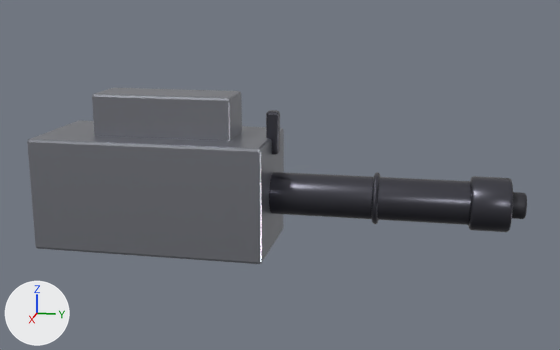
The glTF model models/cannon.glb: old version first, new version second.
Both versions are drawn from a 50 mm lens placed at (2.521, 0.608, 0.694), pointed at (0.047, 0.113, 0.076). The axes (+X, +Y, +Z) are drawn at lower left. The lights are the same throughout. The older version comes first. Vertices at exactly the same position are counted once.

In view in the first picture: 'cannon'.
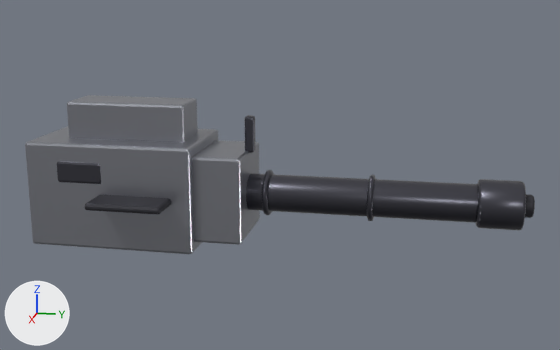
The edits, one by one:
me_cube is used by ob_cannon; location (0.0, 0.0, 0.0).
me_cube had 890 vertices, 1744 faces and spanned x -0.19..0.19, y -0.72..0.91, z -0.19..0.34.
me_cube now has 1190 vertices, 2328 faces and spans x -0.18..0.29, y -0.74..0.94, z -0.18..0.31.
me_cube part 1: the loose piece of 56 vertices spanning x -0.19..0.19, y -0.72..0.08, z -0.19..0.19 is scaled about its middle by (0.933, 0.716, 0.933), then moved by (0.0, -0.13, 0.0).
me_cube part 2: the loose piece of 56 vertices spanning x -0.09..0.09, y -0.53..-0.05, z 0.13..0.34 is scaled about its middle by (1.71, 0.454, 1.42), then moved by (0.0, 0.18, -0.23).
me_cube part 3: the loose piece of 56 vertices spanning x -0.09..0.09, y -0.53..-0.05, z 0.13..0.34 is copied, and the copy is scaled about its middle by (0.949, 0.864, 0.916), then moved by (0.0, -0.13, -0.02); it spans x -0.08..0.08, y -0.62..-0.21, z 0.11..0.31.
me_cube part 4: the loose piece of 132 vertices spanning x -0.09..0.09, y 0.02..0.04, z -0.09..0.09 is copied, and the copy is moved by (0.0, 0.03, 0.0); it spans x -0.08..0.08, y 0.05..0.07, z -0.08..0.08.
me_cube part 5: the loose piece of 110 vertices spanning x -0.09..0.09, y 0.82..0.84, z -0.09..0.09 is moved by (0.0, -0.06, 0.0).
me_cube part 6: the loose piece of 120 vertices spanning x -0.09..0.09, y 0.74..0.86, z -0.09..0.09 is moved by (0.0, 0.03, 0.0).
me_cube part 7: the loose piece of 56 vertices spanning x -0.19..0.19, y -0.72..0.08, z -0.19..0.19 is copied, and the copy is scaled about its middle by (0.0606, 0.189, 0.172), then moved by (0.17, -0.22, 0.08), in mat_gunmetal (dark grey #55555d); it spans x 0.15..0.18, y -0.62..-0.46, z 0.05..0.12.
me_cube part 8: the loose piece of 56 vertices spanning x -0.02..0.02, y 0.06..0.1, z 0.14..0.28 is scaled about its middle by (0.744, 0.744, 0.846), then moved by (0.0, -0.08, -0.01).
me_cube part 9: the loose piece of 96 vertices spanning x -0.04..0.04, y 0.82..0.91, z -0.04..0.04 is moved by (0.0, 0.03, 0.0).
me_cube part 10: the loose piece of 56 vertices spanning x -0.19..0.19, y -0.72..0.08, z -0.19..0.19 is copied, and the copy is scaled about its middle by (0.53, 0.311, 0.0382), then moved by (0.19, -0.03, 0.0), in mat_dark (dark grey #38383f); it spans x 0.08..0.29, y -0.48..-0.22, z -0.01..0.01.
me_cube part 11: 8 vertices moved within x -0.06..0.06, y 0.81, z -0.04..0.04; 124 vertices removed from x -0.07..0.07, y -0.18..0.82, z -0.07..0.07; 124 vertices added at x -0.06..0.06, y -0.43..0.82, z -0.06..0.06.
me_cube part 12: 18 vertices moved within x -0.08..0.08, y 0.42, z -0.08..0.08; 110 vertices removed from x -0.09..0.09, y 0.43..0.44, z -0.09..0.09; 110 vertices added at x -0.08..0.08, y 0.41..0.43, z -0.08..0.08.
Other edits to the shape of me_cube do not show in these pictures.

Changed parts and their boxes [x1, y1, x2, y2] in the pictures (560 x 350 px; the box of a moved part takes in the faces that stretch with it):
'cannon', reshaped (10% shorter)
    before: [27, 88, 527, 264]
    after: [25, 95, 535, 254]
part 1 of me_cube, moved or reshaped
    before: [27, 121, 284, 264]
    after: [25, 126, 218, 254]
part 2 of me_cube, moved or reshaped
    before: [92, 88, 242, 141]
    after: [192, 140, 260, 245]
part 3 of me_cube, added
    after: [67, 95, 198, 142]
part 4 of me_cube, added
    after: [262, 170, 274, 215]
part 5 of me_cube, moved or reshaped (not visible before)
    after: [476, 181, 482, 227]
part 6 of me_cube, moved or reshaped
    before: [468, 176, 513, 232]
    after: [477, 179, 526, 230]
part 7 of me_cube, added
    after: [57, 161, 101, 184]
part 8 of me_cube, moved or reshaped
    before: [266, 110, 280, 155]
    after: [244, 115, 255, 153]
part 9 of me_cube, moved or reshaped
    before: [512, 192, 527, 219]
    after: [525, 194, 535, 218]
part 10 of me_cube, added
    after: [85, 195, 171, 215]
part 11 of me_cube, moved or reshaped
    before: [269, 172, 471, 225]
    after: [246, 173, 478, 223]
part 12 of me_cube, moved or reshaped
    before: [371, 172, 381, 224]
    after: [367, 174, 376, 221]
